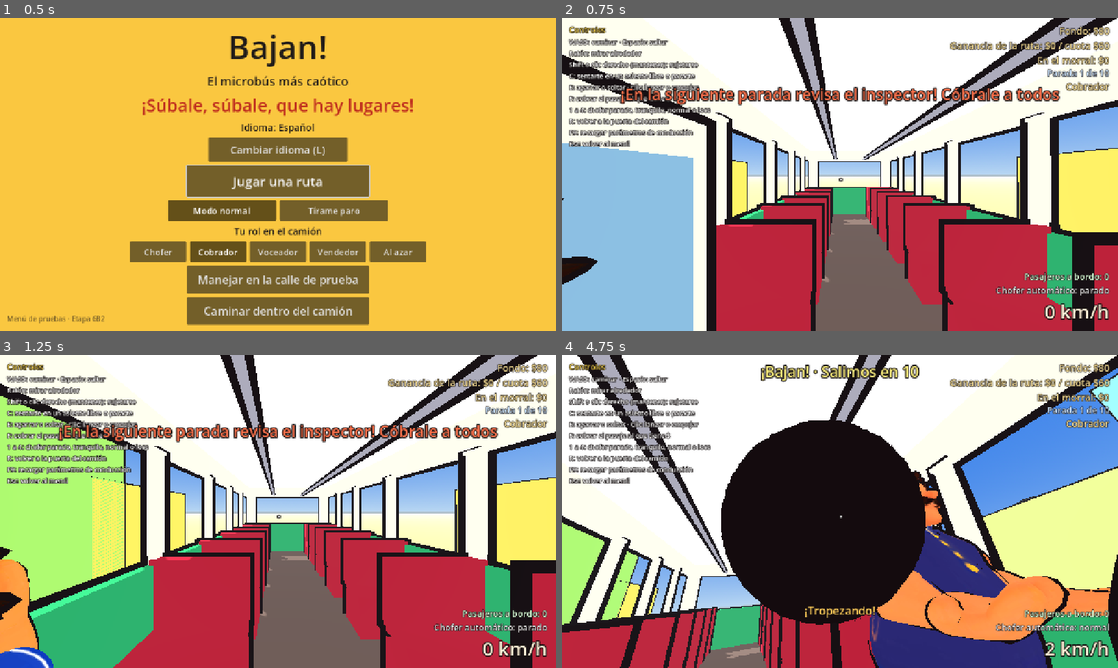
Above: before the commit, frames 1-4 (two rows, left to right).
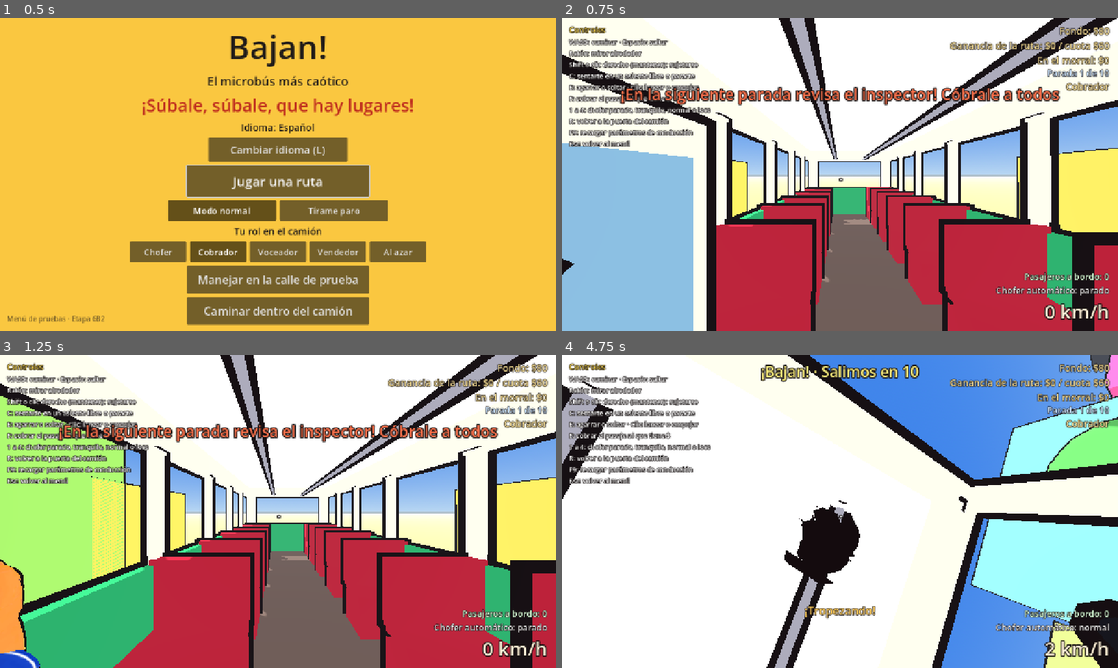
Above: after the commit, the same moments.

Repository: DValerioR/Bajan-
Game: Godot game, scene res://escenas/principal.tscn
Two runs of this game, one before a commit and one after it. Both use one fixed random seed, a clock stepped at 60 frames per second and the inputs below.
Inputs (mouse positions are in pixels of both pictures, inside the frame that each line leads up to):
- Up to frame 1 (0.5 s): no input
- Up to frame 2 (0.75 s): click "Jugar una ruta" at 0.5 s
- Up to frame 3 (1.25 s): no input
- Up to frame 4 (4.75 s): move the mouse to (867, 511) at 1.27 s; hold D (girar_derecha) 1.28-2.03 s; hold Q (gritar) 1.28-2.03 s; tap Shift (sujetarse) at 1.55, 2.1, 4.55 s; move the mouse to (812, 511) at 2.02 s; hold A (girar_izquierda) 2.03-2.78 s; tap Q (gritar) at 2.3, 3.8 s; move the mouse to (851, 505) at 2.77 s; hold Shift (sujetarse) 2.78-3.53 s; hold D (girar_derecha) 2.78-4.28 s; click (851, 505) at 2.85 s; move the mouse to (834, 517) at 3.52 s; tap F (accion_rol) at 3.6 s; move the mouse to (878, 514) at 4.27 s; hold A (girar_izquierda) from 4.28 s (still down); hold W (acelerar) from 4.28 s (still down)

Frame 1 is identical in both runs. In frame 2, 0.3% of the frame differs, in the area x 0-7%, y 57-86%; in frame 3, 1.1%; in frame 4, 72%, in the area x 0-100%, y 0-100%.

Commit message:
Torso con postura y movimiento; en primera persona solo se ven los brazos (D56, D57)
Co-Authored-By: Claude Opus 5.5 <noreply@anthropic.com>
Claude-Session: https://claude.ai/code/session_01C15QViGAQYu6tpSnYoCV74

Diff:
--- a/escenas/interior_prueba/interior_prueba.gd
+++ b/escenas/interior_prueba/interior_prueba.gd
@@ -65,7 +65,7 @@
 	interior.agregar(cuerpo, camara, Transform3D(Basis(), PUESTO_JUGADOR))
 	cuerpo.orientar(PI)
 	cuerpo.configurar(visual.altura, visual.altura_ojos)
-	visual.ocultar_cabeza(true)
+	visual.primera_persona(true)
 	ragdolls.vigilar(cuerpo)
 	var entrada := EntradaJugador.new()
 	entrada.name = "EntradaJugador"
--- a/escenas/ruta/ruta.gd
+++ b/escenas/ruta/ruta.gd
@@ -265,7 +265,7 @@
 	interior.agregar(cuerpo, camara, Transform3D(Basis(), PUESTOS["voceador"] if rol == "voceador" else PUESTO_JUGADOR))
 	cuerpo.orientar(PI)
 	cuerpo.configurar(cuerpo.visual.altura, cuerpo.visual.altura_ojos)
-	cuerpo.visual.ocultar_cabeza(true)
+	cuerpo.visual.primera_persona(true)
 	ragdolls.vigilar(cuerpo)
 	pasajeros.agregar_jugador(cuerpo)
 	var entrada := EntradaJugador.new()
--- a/pruebas/prueba_etapa6a.gd
+++ b/pruebas/prueba_etapa6a.gd
@@ -96,6 +96,7 @@
 						escena.camion.comandos.puerta = true
 			"voceador":
 				jugador.comandos.sujetarse = true
+				jugador.comandos.mover = Vector2.ZERO
 				jugador.comandos.gritar = pasajeros.parada_que_oye() >= 0
 				if pasajeros.parada_actual >= 0 and Engine.get_physics_frames() % 50 == 0:
 					jugador.comandos.accion_rol = true
@@ -106,6 +107,11 @@
 				if quiere != jugador.colgado and (jugador.colgado or escena.voceador.puede_colgarse()) and para_colgarse <= 0:
 					jugador.comandos.sentarse = true
 					para_colgarse = 30
+				elif quiere and not jugador.colgado and not jugador.desplomado and interior.esta_dentro(jugador):
+					# Si lo movieron de la puerta, camina hacia ella.
+					var hacia := jugador.global_basis.inverse() * (Voceador.COLGADO_EN - interior.posicion_local(jugador))
+					jugador.comandos.sujetarse = false
+					jugador.comandos.mover = Vector2(hacia.x, -hacia.z).normalized()
 				if jugador.colgado and absf(orilla + Voceador.MANO_AFUERA.z) < 0.6:
 					jugador.comandos.accion_rol = true
 			"vendedor":
--- a/scripts/personajes/personaje.gd
+++ b/scripts/personajes/personaje.gd
@@ -29,6 +29,9 @@
 static var _mallas_contorno: Dictionary = {}
 ## Cajas de cada hueso por modelo (lo que ocupa su parte de la malla), para el ragdoll.
 static var _cajas_por_modelo: Dictionary = {}
+## Por modelo: la malla con solo los brazos (para la primera persona del jugador).
+static var _mallas_brazos: Dictionary = {}
+const HUESOS_BRAZOS := ["BrazoIzquierdo", "AntebrazoIzquierdo", "BrazoDerecho", "AntebrazoDerecho"]
 
 @export var modelo: String = "cobrador":
 	set(valor):
@@ -73,6 +76,8 @@
 var _reloj_lento: float = randf() * TAU
 var _mirada := Vector2.ZERO
 var _para_mirar: float = randf_range(1.0, 4.0)
+## Postura de cada quien (euler del torso): un poco encorvado al frente y ladeado, distinto en cada uno.
+var _postura := Vector3(-deg_to_rad(randf_range(3.0, 7.0)), 0.0, deg_to_rad(randf_range(-2.0, 2.0)))
 var _cabeza_oculta: bool = false
 var _fase: float = 0.0
 var _inclinacion := Vector3.ZERO
@@ -343,8 +348,14 @@
 
 ## Para el ragdoll: una copia del esqueleto con su malla (y la cara como está), que el ragdoll
 ## mueve hueso por hueso. Se cuelga donde va el Torso; devuelve también su lugar relativo a él.
+## En primera persona el ragdoll sí se ve entero (menos la cabeza, que lo hace el ragdoll).
 func copia_para_ragdoll() -> Array:
 	var copia: Skeleton3D = _esqueleto.duplicate()
+	var brazos := copia.get_node_or_null("SoloBrazos")
+	if brazos != null:
+		copia.remove_child(brazos)
+		brazos.free()
+		(copia.get_node(NodePath(_malla.name)) as MeshInstance3D).cast_shadow = GeometryInstance3D.SHADOW_CASTING_SETTING_ON
 	for b in _malla.mesh.get_blend_shape_count():
 		var malla_copia: MeshInstance3D = copia.get_node(NodePath(_malla.name))
 		malla_copia.set_blend_shape_value(b, _malla.get_blend_shape_value(b))
@@ -368,11 +379,73 @@
 	_gritando = si
 
 
-## Oculta la cabeza (para la cámara en primera persona del propio jugador): el hueso se encoge.
-func ocultar_cabeza(ocultar: bool) -> void:
-	_cabeza_oculta = ocultar
-	if _huesos.has("Cabeza"):
-		_esqueleto.set_bone_pose_scale(_huesos["Cabeza"], Vector3.ONE * (0.001 if ocultar else 1.0))
+## Primera persona (el propio jugador): del cuerpo solo se ven los brazos; lo demás solo hace sombra,
+## así la cámara (en los ojos) no ve el cuello ni el pecho por debajo. Hecho ragdoll, se ve entero
+## menos la cabeza.
+func primera_persona(si: bool) -> void:
+	_cabeza_oculta = si
+	if _malla == null:
+		return
+	_malla.cast_shadow = GeometryInstance3D.SHADOW_CASTING_SETTING_SHADOWS_ONLY if si else GeometryInstance3D.SHADOW_CASTING_SETTING_ON
+	var brazos := _esqueleto.get_node_or_null("SoloBrazos") as MeshInstance3D
+	if si and brazos == null:
+		brazos = MeshInstance3D.new()
+		brazos.name = "SoloBrazos"
+		brazos.mesh = _malla_de_brazos()
+		brazos.skin = _malla.skin
+		brazos.transform = _malla.transform
+		brazos.cast_shadow = GeometryInstance3D.SHADOW_CASTING_SETTING_OFF
+		_esqueleto.add_child(brazos)
+		brazos.skeleton = brazos.get_path_to(_esqueleto)
+		for i in brazos.mesh.get_surface_count():
+			brazos.set_surface_override_material(i, _malla.get_active_material(brazos.mesh.get_meta("superficies")[i]))
+	if brazos != null:
+		brazos.visible = si
+
+
+## Copia de la malla con solo los triángulos que mueven sobre todo los brazos (cada vértice con al
+## menos la mitad de su peso en brazo o antebrazo). Una vez por modelo.
+func _malla_de_brazos() -> ArrayMesh:
+	if _mallas_brazos.has(modelo):
+		return _mallas_brazos[modelo]
+	var piel := _malla.skin
+	var de_brazo := {}
+	for b in piel.get_bind_count():
+		var nombre := String(piel.get_bind_name(b))
+		if nombre == "":
+			nombre = _esqueleto.get_bone_name(piel.get_bind_bone(b))
+		de_brazo[b] = nombre in HUESOS_BRAZOS
+	var nueva := ArrayMesh.new()
+	var superficies := []
+	for s in _malla.mesh.get_surface_count():
+		var arreglos := _malla.mesh.surface_get_arrays(s)
+		var vertices: PackedVector3Array = arreglos[Mesh.ARRAY_VERTEX]
+		var indices_huesos: PackedInt32Array = arreglos[Mesh.ARRAY_BONES]
+		var pesos: PackedFloat32Array = arreglos[Mesh.ARRAY_WEIGHTS]
+		if indices_huesos.is_empty():
+			continue
+		var por_vertice := indices_huesos.size() / maxi(vertices.size(), 1)
+		var en_brazo := PackedByteArray()
+		en_brazo.resize(vertices.size())
+		for v in vertices.size():
+			var suma := 0.0
+			for k in por_vertice:
+				if de_brazo.get(indices_huesos[v * por_vertice + k], false):
+					suma += pesos[v * por_vertice + k]
+			en_brazo[v] = 1 if suma >= 0.5 else 0
+		var indices: PackedInt32Array = arreglos[Mesh.ARRAY_INDEX] if arreglos[Mesh.ARRAY_INDEX] != null else PackedInt32Array(range(vertices.size()))
+		var quedan := PackedInt32Array()
+		for t in range(0, indices.size(), 3):
+			if en_brazo[indices[t]] and en_brazo[indices[t + 1]] and en_brazo[indices[t + 2]]:
+				quedan.append_array([indices[t], indices[t + 1], indices[t + 2]])
+		if quedan.is_empty():
+			continue
+		arreglos[Mesh.ARRAY_INDEX] = quedan
+		nueva.add_surface_from_arrays(Mesh.PRIMITIVE_TRIANGLES, arreglos, [], {}, _malla.mesh.surface_get_format(s) & Mesh.ARRAY_FLAG_USE_8_BONE_WEIGHTS)
+		superficies.append(s)
+	nueva.set_meta("superficies", superficies)
+	_mallas_brazos[modelo] = nueva
+	return nueva
 
 
 ## Actualiza la pose. `velocidad` y `empujon` van en coordenadas de este nodo.
@@ -415,18 +488,20 @@
 	# Caminando se echa un poco hacia adelante.
 	var adelante := -deg_to_rad(4.0) * _paso
 	var andando := true
-	# Al caminar los hombros giran contra la cadera y se mecen al revés que ella, el pecho va un poco
-	# al frente y la cabeza cabecea con los pasos, viendo al frente.
-	torso = Vector3(deg_to_rad(2.0) * _paso, balanceo * 0.3, -meneo * 0.8)
-	cabeza.y = -torso.y * 0.8
+	# El torso nunca va recto: tiene su postura y se mueve al respirar. Al caminar los hombros giran
+	# contra la cadera y se mecen al revés que ella, el pecho va al frente y la cabeza cabecea con los
+	# pasos, viendo al frente. (En x, negativo es hacia adelante.)
+	torso = _postura + Vector3(-deg_to_rad(5.0) * _paso + deg_to_rad(1.2) * respiro, balanceo * 0.45, -meneo * 1.2)
+	cabeza.y = -balanceo * 0.36
 	cabeza.x += sin(_fase * 2.0) * deg_to_rad(1.5) * _paso
 	# Parado, pasa el peso de una pierna a otra: la cadera se va de lado, los hombros compensan y la
 	# rodilla de la pierna libre se afloja.
 	_reloj_lento = wrapf(_reloj_lento + delta * 0.45, 0.0, TAU)
 	var peso := sin(_reloj_lento) * (1.0 - _paso)
 	meneo += peso * deg_to_rad(2.2)
-	torso.z -= peso * deg_to_rad(3.0)
-	torso.y += sin(_reloj_lento * 0.7 + 1.0) * deg_to_rad(3.0) * (1.0 - _paso)
+	torso.z -= peso * deg_to_rad(4.0)
+	torso.y += sin(_reloj_lento * 0.7 + 1.0) * deg_to_rad(5.0) * (1.0 - _paso)
+	torso.x += sin(_reloj_lento * 1.3 + 2.0) * deg_to_rad(2.0) * (1.0 - _paso)
 	rodilla_izq -= maxf(0.0, -peso) * deg_to_rad(10.0)
 	rodilla_der -= maxf(0.0, peso) * deg_to_rad(10.0)
 	# De vez en cuando voltea a ver a un lado (parado o sentado; caminando, al frente).
@@ -476,6 +551,8 @@
 		brazo_der = Vector3(deg_to_rad(20.0), 0.0, 0.0)
 		codo_izq = deg_to_rad(55.0)
 		codo_der = deg_to_rad(55.0)
+		# Sentado se encorva más.
+		torso.x += _postura.x * 0.8
 	if manejando:
 		# Las dos manos al volante, que se mueve con la vuelta (empujon.x trae el volante).
 		andando = false
@@ -483,6 +560,8 @@
 		brazo_der = Vector3(deg_to_rad(45.0 - 12.0 * empujon.x), 0.0, deg_to_rad(-12.0))
 		codo_izq = deg_to_rad(45.0)
 		codo_der = deg_to_rad(45.0)
+		# Echado hacia el volante.
+		torso.x = -deg_to_rad(8.0) + deg_to_rad(1.0) * respiro
 	if sujetado:
 		# Un brazo arriba, agarrado del pasamanos o del respaldo, abierto hacia afuera para que no
 		# pase por enfrente de la cara: el del lado de la agarradera (si carga algo, el izquierdo).
@@ -521,8 +600,12 @@
 	var inercia := (Vector3(-empujon.z, 0.0, empujon.x) * 0.03).limit_length(0.4)
 	brazo_izq += inercia
 	brazo_der += inercia
+	# La parte de arriba se dobla un poco con los empujones (y con el resorte se mece).
+	torso += (Vector3(empujon.z, 0.0, -empujon.x) * deg_to_rad(0.8)).limit_length(deg_to_rad(12.0))
 	if en_el_aire or tropezando:
 		torso = Vector3.ZERO
+	# La cabeza compensa casi todo lo que se dobla el torso: sigue viendo al frente.
+	cabeza -= Vector3(torso.x * 0.7, 0.0, torso.z * 0.6)
 
 	var t := 1.0 - exp(-14.0 * delta)
 	_girar("PiernaIzquierda", Vector3(pierna_izq, 0.0, 0.0), t)
Not shown, changed: DECISIONES.md
Not shown, changed: REANUDAR.md
